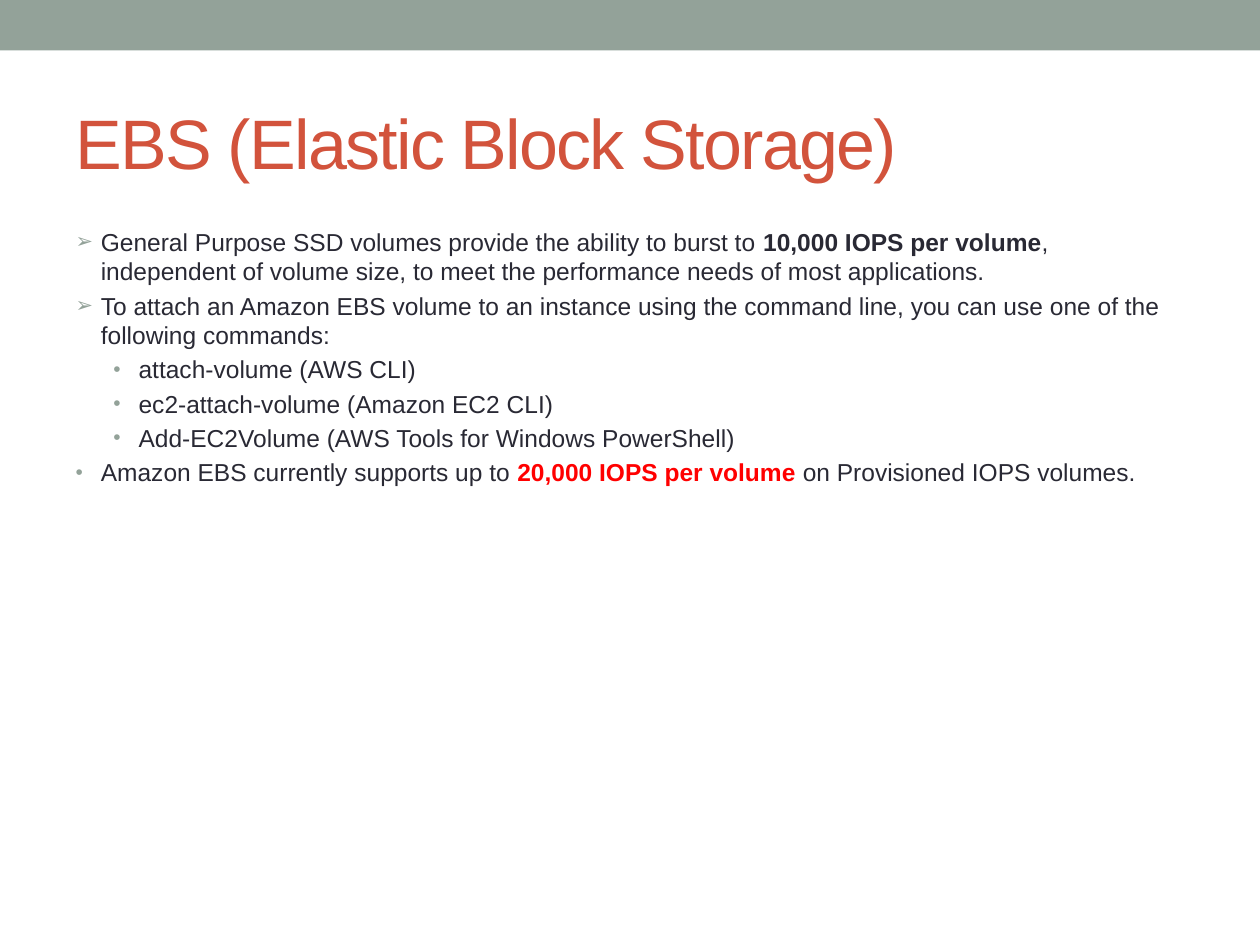
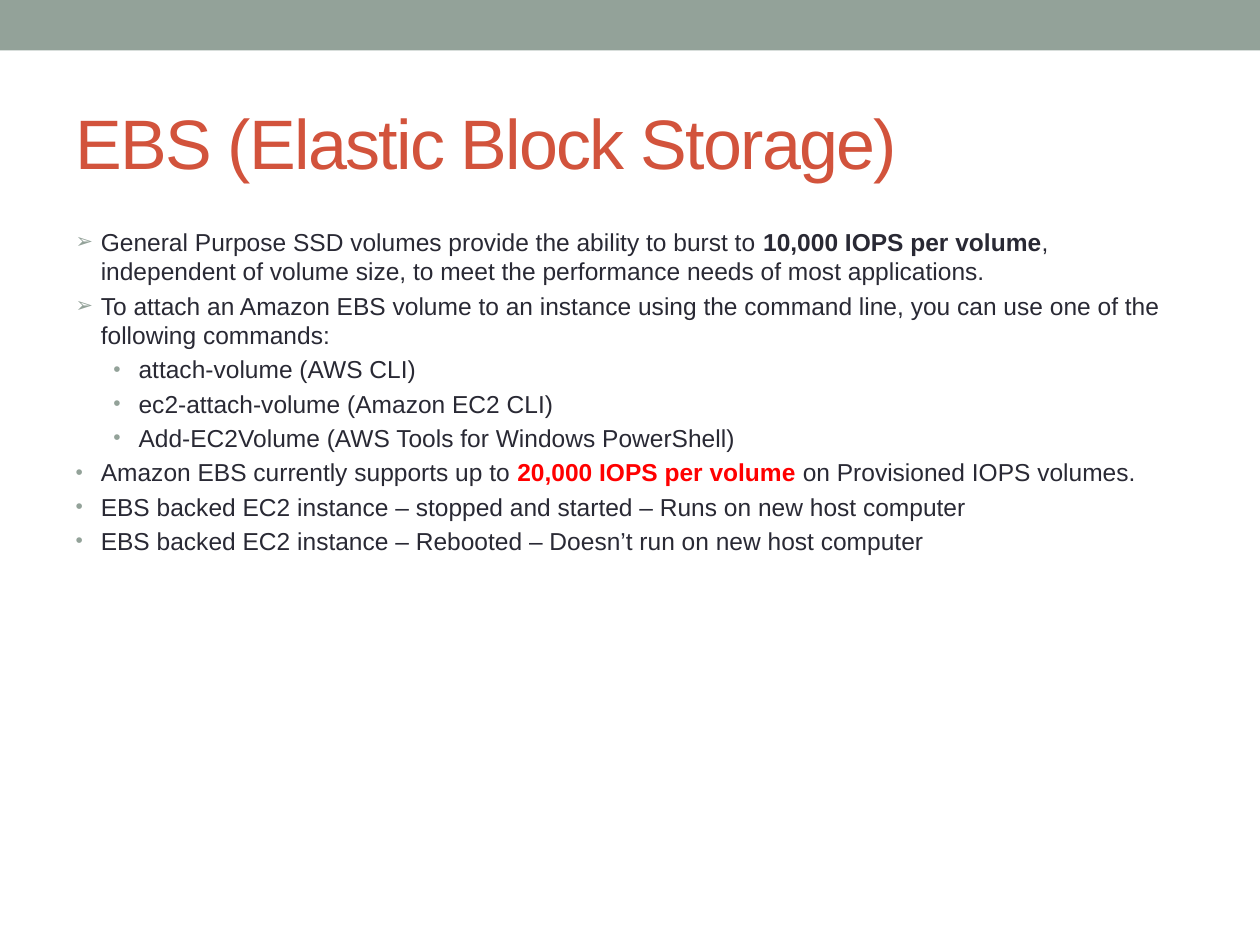
Before and after one commit to notionquest/ProjectDocumentation, a slide deck: slide 96 of AWS_Solution_Architect.pptx (slide 94 before the commit). Drawn at 1260x945 pixels with LibreOffice and Linux fonts; fonts in the diff are those of the drawing. Boxes give left, top, right and bottom in pixels: in the first picture for what was removed or moved away, otherwise in the second. Text is boxed around its words. In the diff, an @@ line names an element or a change of style, - is before the commit and + after.

```diff
--- a/AWS_Solution_Architect.pptx
+++ b/AWS_Solution_Architect.pptx
@@ text at bbox=[101, 498, 965, 555]: paragraphs added @@
+• EBS backed EC2 instance – stopped and started – Runs on new host computer
+• EBS backed EC2 instance – Rebooted – Doesn’t run on new host computer
```
Also in this commit, not shown: 9 other slides changed, 4 slides added.
